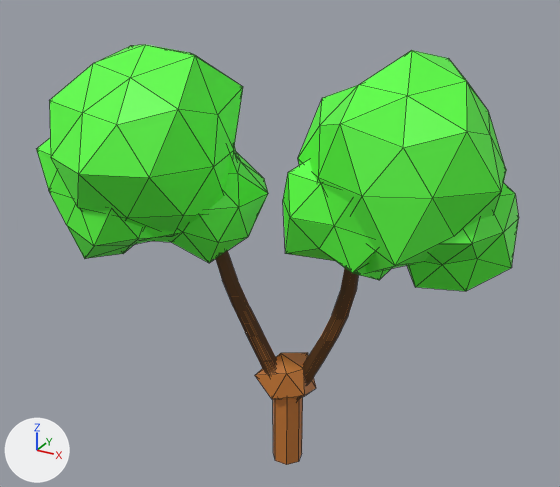
What one commit did to the FBX model Assets/_Project/Models/Tree/tree3.fbx.
One viewpoint serves both versions: a 50 mm camera at (5.2, -9.73, 8.89) aimed at (-0.18, 0.05, 4.0). Lighting does not change. The marker at lower left points along +X, +Y and +Z. The older version comes first. Mesh edges are drawn as thin lines. Where no turn or scale is listed for an object, it has been applied to the vertices.
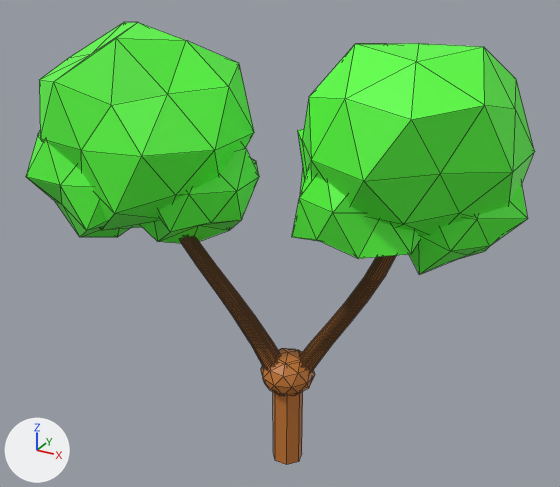
What differs and where, as boxes (x1, y1, x2, y2) in the pictures (560 x 487 px):
'Icosphere', reshaped: before (36, 45, 519, 465); after (26, 22, 534, 465)
part 1 of me_icosphere_012, added (orange): after (261, 348, 315, 396)
part 2 of me_icosphere_012, rebuilt: before (216, 251, 276, 374); after (181, 237, 281, 396)
part 3 of me_icosphere_012, rebuilt (75% wider): before (303, 268, 358, 383); after (299, 256, 396, 371)
part 4 of me_icosphere_012, rebuilt: before (143, 151, 268, 263); after (141, 143, 259, 243)
part 5 of me_icosphere_012, rebuilt: before (407, 183, 519, 291); after (409, 182, 528, 274)
part 6 of me_icosphere_012, rebuilt: before (36, 138, 154, 259); after (26, 132, 130, 237)
part 7 of me_icosphere_012, rebuilt: before (283, 160, 392, 280); after (292, 129, 420, 259)
part 8 of me_icosphere_012, rebuilt (11% wider, 11% taller): before (49, 45, 243, 232); after (39, 22, 254, 230)
part 9 of me_icosphere_012, rebuilt (11% wider, 13% shorter): before (298, 50, 506, 273); after (302, 43, 534, 236)
part 10 of me_icosphere_012, built on: before (255, 352, 316, 465); after (273, 349, 303, 465)

Edits to the bpy script that builds the scene:
```text
Change me_icosphere_012:
    used by ob_icosphere; location = (0.0, 0.0, 0.0)
    remove me_icosphere_012.from_pydata(...)  # 1142 vertices, 1281 faces; spans x -3.58..3.29, y -2.22..2.05, z 0.0..7.09
    add me_icosphere_012.from_pydata(...)  # 1172 vertices, 1341 faces; spans x -3.71..3.47, y -2.03..1.68, z 0.0..7.31
    me_icosphere_012 part 1: a new loose piece, an icosphere of 80 faces spanning x -0.44..0.44, y -0.46..0.46, z 1.34..2.1, in mat_bark (orange #c47630)
    me_icosphere_012 part 2: the loose piece of 432 vertices spanning x -1.22..0.15, y -0.45..0.17, z 0.72..4.7 is rebuilt with 432 vertices and now spans x -2.19..0.17, y -0.73..0.2, z 1.38..4.98
    me_icosphere_012 part 3: the loose piece of 432 vertices spanning x -0.15..1.09, y -0.17..0.36, z 1.1..4.7 is rebuilt with 432 vertices and now spans x -0.18..1.78, y -0.2..0.51, z 1.38..4.98
    me_icosphere_012 part 4: the loose piece of 42 vertices spanning x -2.44..-0.34, y -1.43..0.76, z 3.8..5.73 is rebuilt with 42 vertices and now spans x -2.5..-0.43, y -1.39..0.64, z 3.87..6.07
    me_icosphere_012 part 5: the loose piece of 42 vertices spanning x 1.3..3.29, y -0.64..1.74, z 3.82..5.81 is rebuilt with 42 vertices and now spans x 1.29..3.47, y -0.33..1.54, z 4.04..6.11
    me_icosphere_012 part 6: the loose piece of 42 vertices spanning x -3.58..-1.45, y -1.87..0.08, z 3.67..6.08 is rebuilt with 42 vertices and now spans x -3.71..-1.69, y -2.0..0.22, z 3.95..6.44
    me_icosphere_012 part 7: the loose piece of 42 vertices spanning x -0.03..2.12, y -1.03..1.06, z 3.87..6.01 is rebuilt with 42 vertices and now spans x 0.0..2.19, y -1.12..1.17, z 4.12..6.28
    me_icosphere_012 part 8: the loose piece of 42 vertices spanning x -3.46..-0.63, y -2.22..1.13, z 4.15..7.0 is rebuilt with 42 vertices and now spans x -3.7..-0.55, y -2.03..0.98, z 4.13..7.31
    me_icosphere_012 part 9: the loose piece of 42 vertices spanning x 0.22..3.16, y -1.15..2.05, z 4.05..7.09 is rebuilt with 42 vertices and now spans x 0.28..3.32, y -1.31..1.68, z 4.37..7.21
    me_icosphere_012 part 10
    19 vertices are removed from x -0.48..0.43, y -0.35..0.48, z 1.16..2.07
    28 faces are deleted
    7 new vertices lie (0.0, 0.0, 2.02) away from vertices in x -0.25..0.25, y -0.23..0.26, z 0.0
    8 new faces join them, mat_bark (orange #c47630)
```
